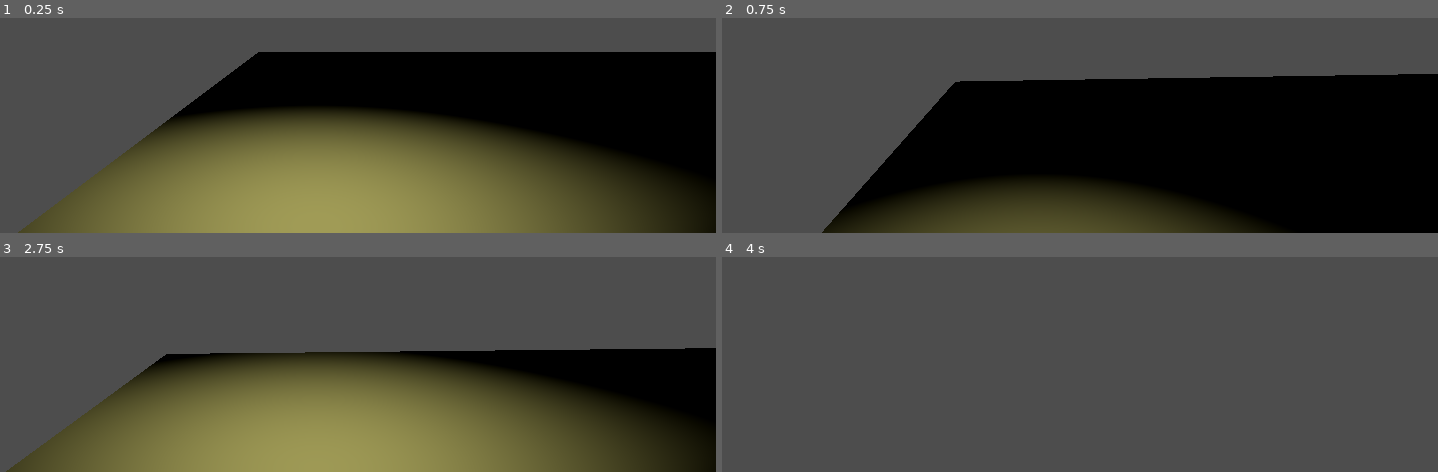
Above: before the commit, frames 1-4 (two rows, left to right).
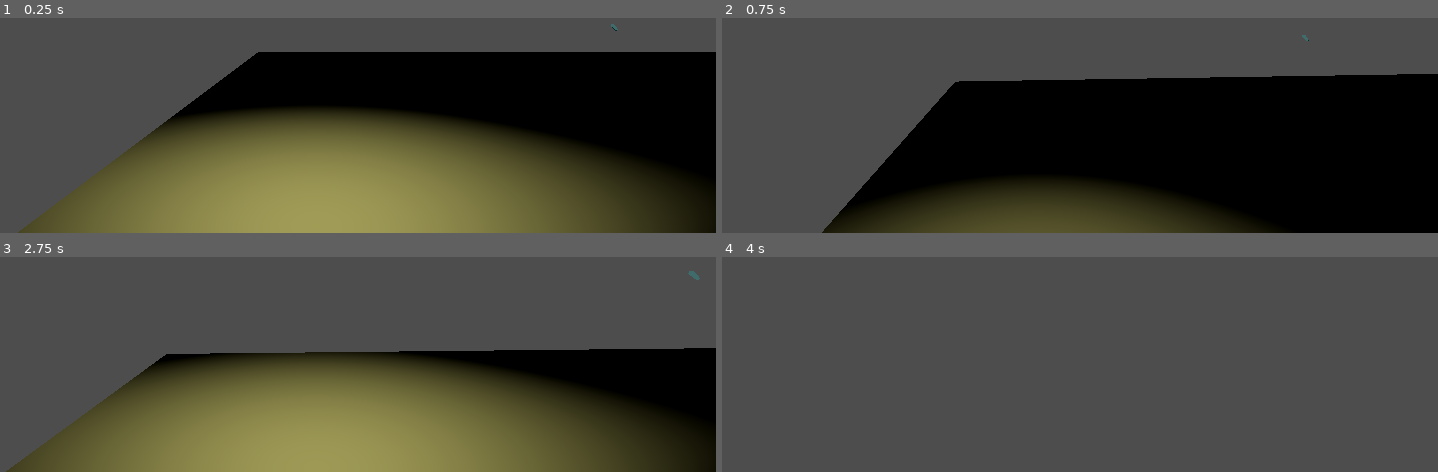
Above: after the commit, the same moments.

Repository: Mikagino/BlindMole
Game: Godot game, scene res://SpatialAudioTest.tscn
The game is run twice, just before and just after one commit, with the same random seed, the same clock (stepped at 60 frames per second) and the same inputs. This scene is started directly instead of the project's main scene.
Inputs (mouse positions are in pixels of both pictures, inside the frame that each line leads up to):
- Up to frame 1 (0.25 s): no input
- Up to frame 2 (0.75 s): tap Enter (ui_accept) at 0.5 s; move the mouse to (outside the picture) at 0.52 s; hold W (Forward) from 0.53 s (still down); tap F at 0.6 s; click (outside the picture) at 0.67 s
- Up to frame 3 (2.75 s): keep holding W (Forward); tap Enter (ui_accept) at 0.77, 1.52 s; move the mouse to (outside the picture) at 1.27 s; tap Shift at 1.35 s; move the mouse to (outside the picture) at 2.02 s; hold E from 2.03 s (still down)
- Up to frame 4 (4 s): keep holding W (Forward); move the mouse to (outside the picture) at 2.77 s; release E at 2.78 s; tap F at 2.85 s; click (outside the picture) at 2.92 s; tap Enter (ui_accept) at 3.02, 3.77 s; move the mouse to (outside the picture) at 3.52 s; hold Shift from 3.53 s (still down)

The runs differ from the first frame. In frame 1, less than 0.1% of the frame differs, in the area x 2-87%, y 2-100%; in frame 2, less than 0.1%; in frame 3, less than 0.1%; in frame 4, nothing differs.

Commit message:
Obstruction of sound (bad function)

Diff:
--- a/Environment/Treasures/Crystal/RandomMesh.gd
+++ /dev/null
@@ -1,10 +0,0 @@
-@tool
-extends MeshInstance3D
-@export var meshes: Array[PackedScene];
-
-func _ready():
-	_enter_tree()
-
-func _enter_tree() -> void:
-	if(meshes.is_empty()): return;
-	mesh = meshes.pick_random().instantiate();
--- a/SpatialAudioTest.tscn
+++ b/SpatialAudioTest.tscn
@@ -9,19 +9,19 @@
 [sub_resource type="BoxShape3D" id="BoxShape3D_xrnyj"]
 size = Vector3(20, 1, 20)
 
+[sub_resource type="BoxShape3D" id="BoxShape3D_oxf4g"]
+size = Vector3(5, 2, 3)
+
 [sub_resource type="BoxMesh" id="BoxMesh_0mv7j"]
-size = Vector3(1, 2, 3)
+size = Vector3(5, 2, 3)
 
 [node name="SpatialAudioTest" type="Node3D"]
 
 [node name="Crystal1" parent="." instance=ExtResource("1_gpniy")]
-transform = Transform3D(1, 0, 0, 0, 1, 0, 0, 0, 1, 8.88145, 0, -7.34063)
+transform = Transform3D(1, 0, 0, 0, 1, 0, 0, 0, 1, 14.0482, 0, -21.5301)
 
 [node name="Crystal2" parent="." instance=ExtResource("1_gpniy")]
 transform = Transform3D(1, 0, 0, 0, 1, 0, 0, 0, 1, 8.88145, 0, 8.06382)
-
-[node name="Crystal3" parent="." instance=ExtResource("1_gpniy")]
-transform = Transform3D(1, 0, 0, 0, 1, 0, 0, 0, 1, 7.91387, 0, 7.44338)
 
 [node name="Player" parent="." instance=ExtResource("2_6w5tb")]
 transform = Transform3D(1, 0, 0, 0, 1, 0, 0, 0, 1, -8, 0, 0)
@@ -38,11 +38,11 @@
 
 [node name="StaticBody3D2" type="StaticBody3D" parent="."]
 
+[node name="CollisionShape3D" type="CollisionShape3D" parent="StaticBody3D2"]
+transform = Transform3D(1, 0, 0, 0, 1, 0, 0, 0, 1, 4.99481, 1, 7.432)
+shape = SubResource("BoxShape3D_oxf4g")
+
 [node name="MeshInstance3D" type="MeshInstance3D" parent="StaticBody3D2"]
-transform = Transform3D(1, 0, 0, 0, 1, 0, 0, 0, 1, 6.58, 1, 7.432)
+transform = Transform3D(1, 0, 0, 0, 1, 0, 0, 0, 1, 4.99481, 1, 7.432)
 mesh = SubResource("BoxMesh_0mv7j")
 skeleton = NodePath("../..")
-
-[node name="CollisionShape3D" type="CollisionShape3D" parent="StaticBody3D2"]
-transform = Transform3D(1, 0, 0, 0, 1, 0, 0, 0, 1, 0, -0.5, 0)
-shape = SubResource("BoxShape3D_xrnyj")
--- /dev/null
+++ b/TreasureAudioSource.gd
@@ -0,0 +1,4 @@
+extends AudioStreamPlayer3D
+class_name TreasureAudioSource
+
+@export var raycast: RayCast3D;
--- /dev/null
+++ b/TreasureAudioSource.tscn
@@ -0,0 +1,9 @@
+[gd_scene format=3 uid="uid://d4nguiqivbkbl"]
+
+[node name="TreasureAudioSource" type="AudioStreamPlayer3D"]
+attenuation_model = 3
+unit_size = 20.0
+max_distance = 15.0
+
+[node name="RayCast3D" type="RayCast3D" parent="."]
+target_position = Vector3(0, 0, 0)
--- a/assets/simple_fpsplayer/Player.tscn
+++ b/assets/simple_fpsplayer/Player.tscn
@@ -1,9 +1,10 @@
-[gd_scene load_steps=7 format=3 uid="uid://dgpjxoygnvyy4"]
+[gd_scene load_steps=8 format=3 uid="uid://dgpjxoygnvyy4"]
 
 [ext_resource type="Script" path="res://assets/simple_fpsplayer/Player.gd" id="1_1fhis"]
 [ext_resource type="Script" path="res://assets/simple_fpsplayer/ability_grab.gd" id="2_gwqkd"]
 [ext_resource type="Script" path="res://assets/simple_fpsplayer/TreasureAudioArea.gd" id="3_n1j83"]
 [ext_resource type="AudioStream" uid="uid://dce7usya43p3h" path="res://Environment/Treasures/Crystal/fairy_sound-6469.mp3" id="4_eueag"]
+[ext_resource type="PackedScene" uid="uid://d4nguiqivbkbl" path="res://TreasureAudioSource.tscn" id="5_3jphr"]
 
 [sub_resource type="CapsuleShape3D" id="CapsuleShape3D_euj4i"]
 
@@ -52,49 +53,37 @@
 [node name="VoxelViewer" type="VoxelViewer" parent="."]
 requires_visuals = false
 
-[node name="SpatialAudio_Area3D" type="Area3D" parent="." node_paths=PackedStringArray("audioPlayers")]
+[node name="SpatialAudio_Area3D" type="Area3D" parent="." node_paths=PackedStringArray("audioPlayers", "playerRaycast")]
 collision_layer = 2
 collision_mask = 2
 input_ray_pickable = false
 script = ExtResource("3_n1j83")
-audioPlayers = [NodePath("../SpatialAudioPlayers/AudioStreamPlayer3D"), NodePath("../SpatialAudioPlayers/AudioStreamPlayer3D2"), NodePath("../SpatialAudioPlayers/AudioStreamPlayer3D3"), NodePath("../SpatialAudioPlayers/AudioStreamPlayer3D4"), NodePath("../SpatialAudioPlayers/AudioStreamPlayer3D5")]
+audioPlayers = [NodePath("../SpatialAudioPlayers/TreasureAudioSource"), NodePath("../SpatialAudioPlayers/TreasureAudioSource2"), NodePath("../SpatialAudioPlayers/TreasureAudioSource3"), NodePath("../SpatialAudioPlayers/TreasureAudioSource4"), NodePath("../SpatialAudioPlayers/TreasureAudioSource5")]
 crystalAudio = ExtResource("4_eueag")
 crystalGroup = "Crystal"
+playerRaycast = NodePath("RayCast3D")
 
 [node name="CollisionShape3D" type="CollisionShape3D" parent="SpatialAudio_Area3D"]
 shape = SubResource("SphereShape3D_4wewn")
 
+[node name="RayCast3D" type="RayCast3D" parent="SpatialAudio_Area3D"]
+
 [node name="SpatialAudioPlayers" type="Node" parent="."]
 
-[node name="AudioStreamPlayer3D" type="AudioStreamPlayer3D" parent="SpatialAudioPlayers"]
-attenuation_model = 3
-volume_db = -4.0
-unit_size = 20.0
-max_distance = 15.0
+[node name="TreasureAudioSource" parent="SpatialAudioPlayers" instance=ExtResource("5_3jphr")]
+bus = &"Treasure1"
 
-[node name="AudioStreamPlayer3D2" type="AudioStreamPlayer3D" parent="SpatialAudioPlayers"]
-attenuation_model = 3
-volume_db = -4.0
-unit_size = 20.0
-max_distance = 15.0
+[node name="TreasureAudioSource2" parent="SpatialAudioPlayers" instance=ExtResource("5_3jphr")]
+bus = &"Treasure2"
 
-[node name="AudioStreamPlayer3D3" type="AudioStreamPlayer3D" parent="SpatialAudioPlayers"]
-attenuation_model = 3
-volume_db = -4.0
-unit_size = 20.0
-max_distance = 15.0
+[node name="TreasureAudioSource3" parent="SpatialAudioPlayers" instance=ExtResource("5_3jphr")]
+bus = &"Treasure3"
 
-[node name="AudioStreamPlayer3D4" type="AudioStreamPlayer3D" parent="SpatialAudioPlayers"]
-attenuation_model = 3
-volume_db = -4.0
-unit_size = 20.0
-max_distance = 15.0
+[node name="TreasureAudioSource4" parent="SpatialAudioPlayers" instance=ExtResource("5_3jphr")]
+bus = &"Treasure4"
 
-[node name="AudioStreamPlayer3D5" type="AudioStreamPlayer3D" parent="SpatialAudioPlayers"]
-attenuation_model = 3
-volume_db = -4.0
-unit_size = 20.0
-max_distance = 15.0
+[node name="TreasureAudioSource5" parent="SpatialAudioPlayers" instance=ExtResource("5_3jphr")]
+bus = &"Treasure5"
 
 [connection signal="area_entered" from="SpatialAudio_Area3D" to="SpatialAudio_Area3D" method="SetupAudioPlayer"]
 [connection signal="area_exited" from="SpatialAudio_Area3D" to="SpatialAudio_Area3D" method="RemoveAudioPlayer"]
--- a/assets/simple_fpsplayer/TreasureAudioArea.gd
+++ b/assets/simple_fpsplayer/TreasureAudioArea.gd
@@ -1,25 +1,31 @@
 extends Area3D
 
 @export var audioPlayers: Array[AudioStreamPlayer3D];
-@export var inactivePlayers: Array[AudioStreamPlayer3D];
+var inactivePlayers: Array[AudioStreamPlayer3D];
 @export var crystalAudio: AudioStream;
 @export var crystalGroup: String;
+@export var playerRaycast: RayCast3D;
 
-# Called when the node enters the scene tree for the first time.
+var treasures: Array[Area3D];
+
 func _ready() -> void:
-	# area_entered.connect(SetupAudioPlayer);
-	# area_exited.connect(RemoveAudioPlayer);
-	inactivePlayers = audioPlayers;
-	#UpdateAudio();
+	for player in audioPlayers:
+		inactivePlayers.append(player);
+
+func _process(delta):
+	for source in treasures:
+		CheckObstruction(source);
+	# for kek in audioPlayers:
+	# 	print(kek.name, kek.global_position);
 
 func UpdateAudio():
-	var treasures: Array[Area3D] = get_overlapping_areas();
-	print(treasures.size(), " treasures are inside");
+	treasures = get_overlapping_areas();
+	# print(treasures.size(), " treasures are inside");
 	for i in range(audioPlayers.size()):
 		if(treasures.size() <= i):
 			audioPlayers[i].stop();
 			inactivePlayers.append(audioPlayers[i]);
-			print(i, " audio player stopped");
+			# print(i, " audio player stopped");
 			continue;
 		SetupAudioPlayer(treasures[i]);
 
@@ -27,18 +33,67 @@
 func SetupAudioPlayer(treasure: Area3D) -> void:
 	if(inactivePlayers.size() == 0):
 		return;
-	print(treasure.name, " setup");
 	var audioPlayer: AudioStreamPlayer3D = inactivePlayers.pop_front();
 	audioPlayer.global_position = treasure.global_position;
+	# var distance = audioPlayer.global_position.distance_to(treasure.global_position);
+	# print(treasure.name, " setup :::");
+	# print("dist", distance);
+	# print("audio:", audioPlayer.global_position, "treasure:", treasure.global_position);
+
 	if(treasure.is_in_group(crystalGroup)):
 		audioPlayer.stream = crystalAudio;
 	audioPlayer.play();
+	treasures.append(treasure);
 
+func CheckObstruction(treasure: Area3D):
+	var soundSource : AudioStreamPlayer3D = GetTreasureSoundSource(treasure);
+	if(soundSource == null): return;
+	var treasureRaycast: RayCast3D = soundSource.get_child(0) as RayCast3D;
+	treasureRaycast.target_position = global_position - treasure.global_position;
+	print("dir: ", treasureRaycast.target_position);
+	treasureRaycast.force_raycast_update();
+
+	if(!treasureRaycast.is_colliding()):
+		AudioServer.set_bus_effect_enabled(GetTreasureBusIndex(treasure), 0, false);
+		return;
+
+	var treasurePoint: Vector3 = treasureRaycast.get_collision_point();
+	AudioServer.set_bus_effect_enabled(GetTreasureBusIndex(treasure), 0, true);
+	playerRaycast.target_position = treasure.global_position - global_position;
+	playerRaycast.force_raycast_update();
+	var playerPoint: Vector3 = playerRaycast.get_collision_point();
+
+	var depth = treasurePoint.distance_to(playerPoint);
+	print("depth:", depth);
+
+	var effect: AudioEffectLowPassFilter = GetTreasureLowpass(treasure);
+	effect.cutoff_hz = CalculateCutoffFromDepth(depth);
+	print("cutoff: ", effect.cutoff_hz);
+
+func GetTreasureBusIndex(treasure: Area3D) -> int:
+	var busName: StringName = GetTreasureSoundSource(treasure).bus;
+	return AudioServer.get_bus_index(busName);
+
+func GetTreasureLowpass(treasure: Area3D) -> AudioEffectLowPassFilter:
+	var busIndex = GetTreasureBusIndex(treasure);
+	print("busIndex:", busIndex);
+	return AudioServer.get_bus_effect(busIndex, 0);
+
+func CalculateCutoffFromDepth(depth: float) -> float:
+	return -100 * depth + 2500;
 
 func RemoveAudioPlayer(treasure: Area3D) -> void:
 	print(treasure.name, " stop");
+	var audioPlayer: AudioStreamPlayer3D = GetTreasureSoundSource(treasure);
+	if(audioPlayer == null): return;
+	audioPlayer.stop();
+	inactivePlayers.append(audioPlayer);
+	treasures.remove_at(treasures.find(treasure));
+
+func GetTreasureSoundSource(treasure: Area3D) -> AudioStreamPlayer3D:
 	for audioPlayer in audioPlayers:
-		if(audioPlayer.global_position.is_equal_approx(treasure.global_position)):
-			audioPlayer.stop();
-			inactivePlayers.append(audioPlayer);
-			break;
+		var distance = audioPlayer.global_position.distance_to(treasure.global_position);
+		#print(distance)
+		if(distance < 0.1):
+			return audioPlayer;
+	return null;
--- /dev/null
+++ b/default_bus_layout.tres
@@ -0,0 +1,59 @@
+[gd_resource type="AudioBusLayout" load_steps=6 format=3 uid="uid://cit1inynbkgk7"]
+
+[sub_resource type="AudioEffectLowPassFilter" id="AudioEffectLowPassFilter_yx0gx"]
+resource_name = "LowPassFilter"
+cutoff_hz = 2500.0
+
+[sub_resource type="AudioEffectLowPassFilter" id="AudioEffectLowPassFilter_5oke2"]
+resource_name = "LowPassFilter"
+
+[sub_resource type="AudioEffectLowShelfFilter" id="AudioEffectLowShelfFilter_4s8p0"]
+resource_name = "LowShelfFilter"
+
+[sub_resource type="AudioEffectLowPassFilter" id="AudioEffectLowPassFilter_xoqa8"]
+resource_name = "LowPassFilter"
+
+[sub_resource type="AudioEffectLowPassFilter" id="AudioEffectLowPassFilter_vcts4"]
+resource_name = "LowPassFilter"
+
+[resource]
+bus/1/name = &"Treasure1"
+bus/1/solo = false
+bus/1/mute = false
+bus/1/bypass_fx = false
+bus/1/volume_db = 0.0
+bus/1/send = &"Master"
+bus/1/effect/0/effect = SubResource("AudioEffectLowPassFilter_yx0gx")
+bus/1/effect/0/enabled = true
+bus/2/name = &"Treasure2"
+bus/2/solo = false
+bus/2/mute = false
+bus/2/bypass_fx = false
+bus/2/volume_db = 0.0
+bus/2/send = &"Master"
+bus/2/effect/0/effect = SubResource("AudioEffectLowPassFilter_5oke2")
+bus/2/effect/0/enabled = false
+bus/3/name = &"Treasure3"
+bus/3/solo = false
+bus/3/mute = false
+bus/3/bypass_fx = false
+bus/3/volume_db = 0.0
+bus/3/send = &"Master"
+bus/3/effect/0/effect = SubResource("AudioEffectLowShelfFilter_4s8p0")
+bus/3/effect/0/enabled = false
+bus/4/name = &"Treasure4"
+bus/4/solo = false
+bus/4/mute = false
+bus/4/bypass_fx = false
+bus/4/volume_db = 0.0
+bus/4/send = &"Master"
+bus/4/effect/0/effect = SubResource("AudioEffectLowPassFilter_xoqa8")
+bus/4/effect/0/enabled = false
+bus/5/name = &"Treasure5"
+bus/5/solo = false
+bus/5/mute = false
+bus/5/bypass_fx = false
+bus/5/volume_db = 0.0
+bus/5/send = &"Master"
+bus/5/effect/0/effect = SubResource("AudioEffectLowPassFilter_vcts4")
+bus/5/effect/0/enabled = false
Not shown: 1 places in SpatialAudioTest.tscn that only renumber resources
